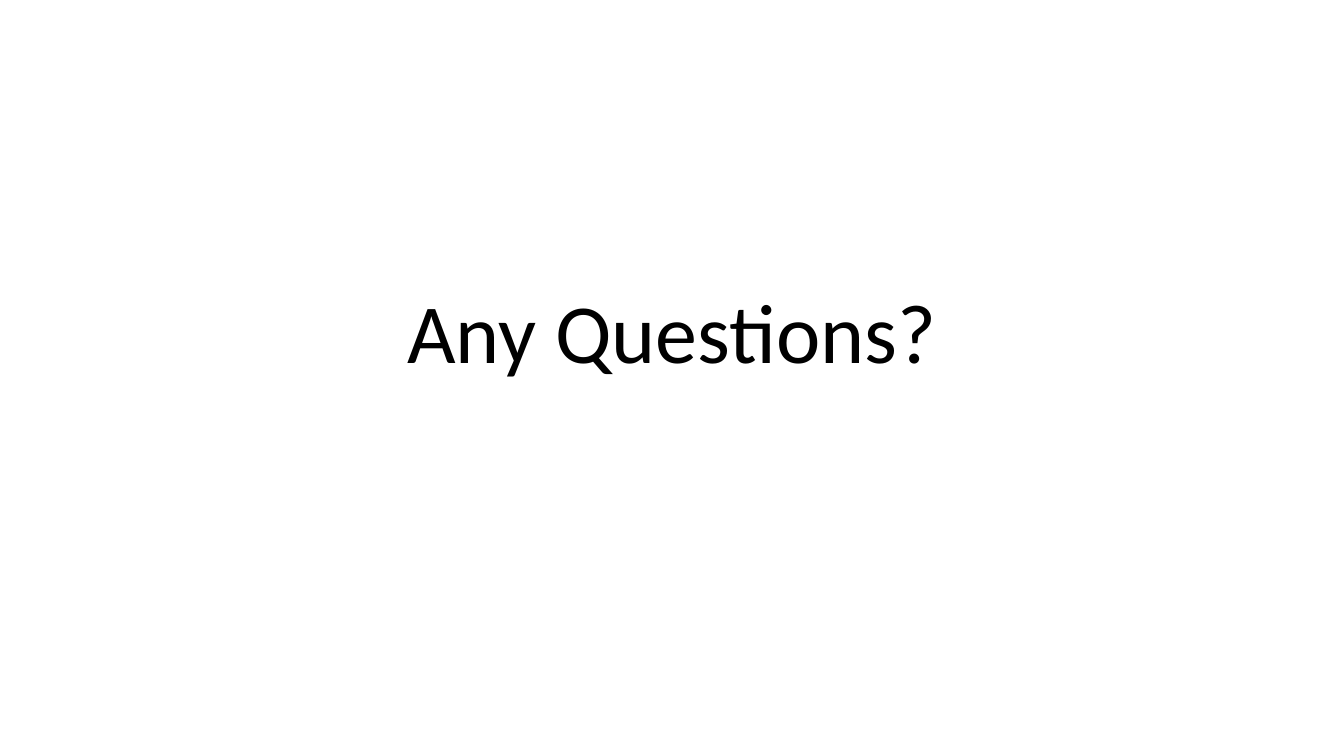
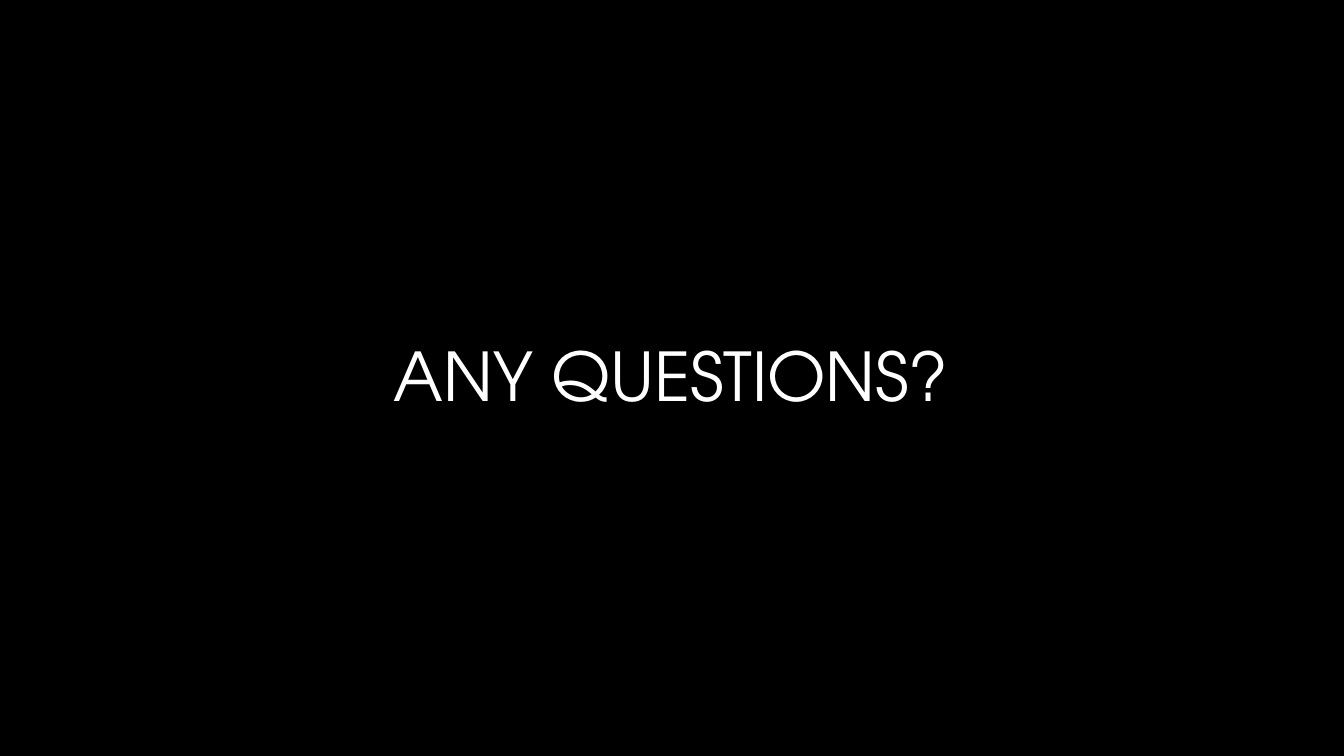
Before and after one commit to Malithium/Smashville, a slide deck: slide 7 of presentation/Presentation.pptx. Drawn at 1344x756 pixels with LibreOffice and Linux fonts; fonts in the diff are those of the drawing; background and template pictures are left out. Boxes give left, top, right and bottom in pixels: in the first picture for what was removed or moved away, otherwise in the second. Text is boxed around its words. In the diff, an @@ line names an element or a change of style, - is before the commit and + after.

Commit message:
Changes made to/for presentation

```diff
--- a/presentation/Presentation.pptx
+++ b/presentation/Presentation.pptx
@@ background #FFFFFF to picture (left out) @@
@@ title at (x1=394, y1=350, x2=949, y2=402): text changed; size 60 to 48 pt; font Calibri to TeX Gyre Adventor; text colour #000000 to gradient #FFFFFF to #A6A6A6 @@
-Any Questions?
+ANY QUESTIONS?
```
Also in this commit, not shown: 3 other slides changed, 3 slides added, 3 slides removed, 3 other files.
